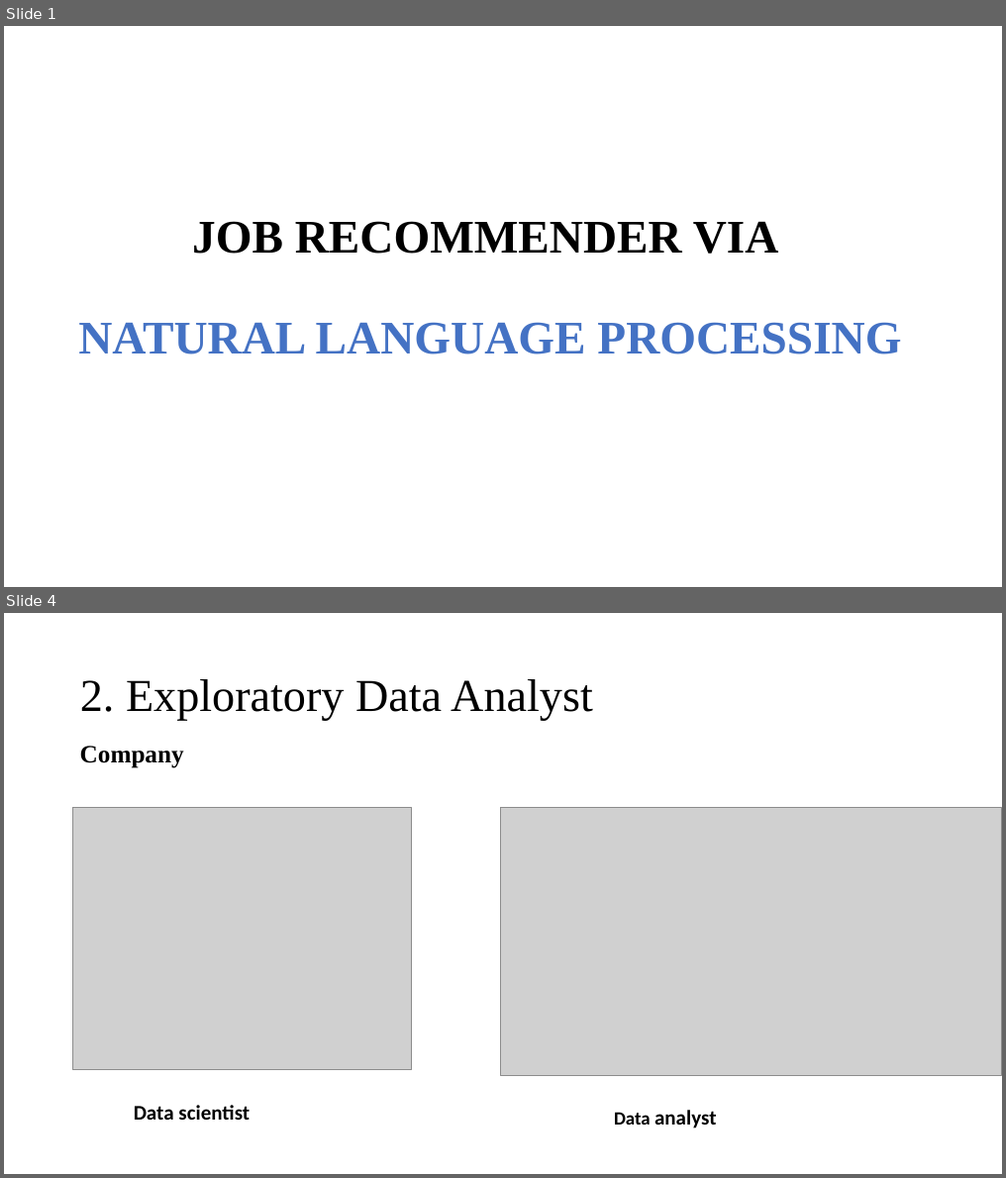
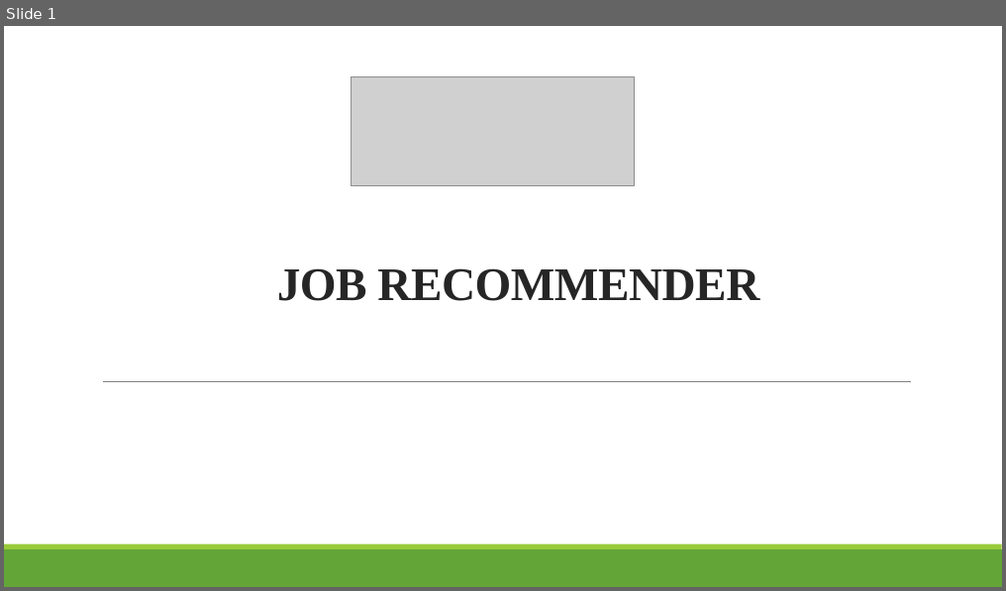
Before and after one commit to thaingoc273/Job-recommender-via-natural-language-processing, a slide deck: JOB RECOMMENDER.pptx. Shown one above the other, each under a label of ours: slides 1 and 4 before the commit, slide 1 after it; the slides between them are not shown. The pictures are 1006x1178 and 1006x591 pixels, drawn with LibreOffice and Linux fonts; fonts in the diff are those of the drawing; grey boxes stand for pictures. Boxes give left, top, right and bottom in pixels: in the first picture for what was removed or moved away, otherwise in the second. Text is boxed around its words. In the diff, an @@ line names an element or a change of style, - is before the commit and + after.

```diff
--- a/JOB RECOMMENDER.pptx
+++ b/JOB RECOMMENDER.pptx
@@ slide 4 removed at box(4, 613, 1002, 1174), background #FFFFFF @@
@@ title removed at box(80, 679, 593, 721) @@
-2. Exploratory Data Analyst
@@ text removed at box(80, 746, 184, 768) @@
-Company
@@ picture removed at box(73, 808, 412, 1069) @@
@@ picture removed at box(501, 808, 1001, 1075) @@
@@ text removed at box(134, 1105, 250, 1120) @@
-Data scientist
@@ text removed at box(614, 1110, 716, 1129) @@
-Data analyst
@@ slide 1 changed as well @@
@@ picture added at box(350, 76, 634, 185) @@
@@ title at box(277, 269, 759, 301): text changed; text colour #4472C4 to #262626 @@
-JOB RECOMMENDER VIA
-NATURAL LANGUAGE PROCESSING
+JOB RECOMMENDER
@@ line added from (103, 381) to (912, 381), #808080 0.5 pt @@
@@ rectangle added at box(4, 550, 1002, 587), fill #63A537 @@
@@ rectangle added at box(4, 545, 1002, 550), fill #99CB38 @@
```
Also in this commit, not shown: 2 other slides changed, 3 slides added, 2 other slides removed, 2 other files.
